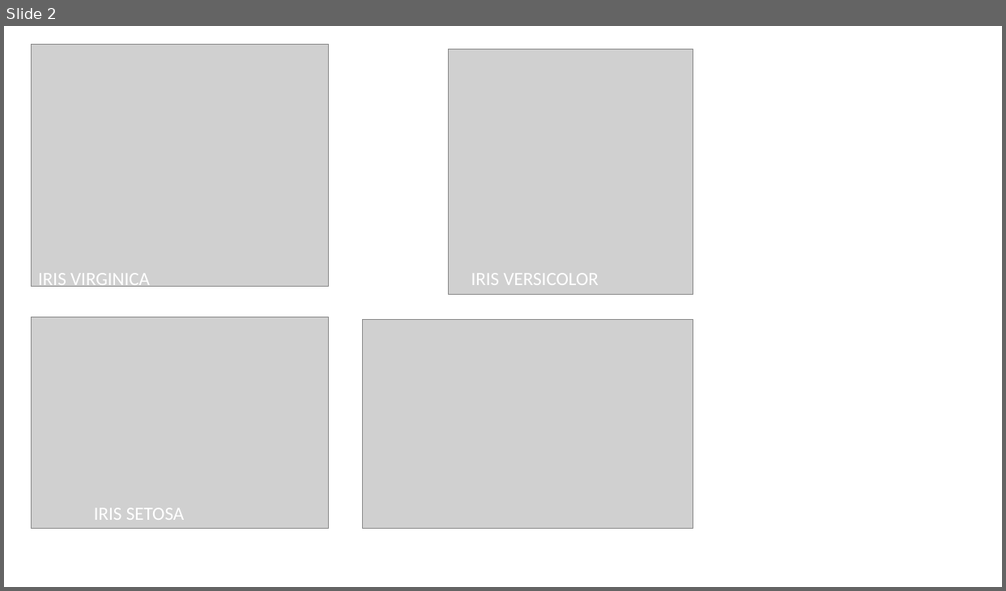
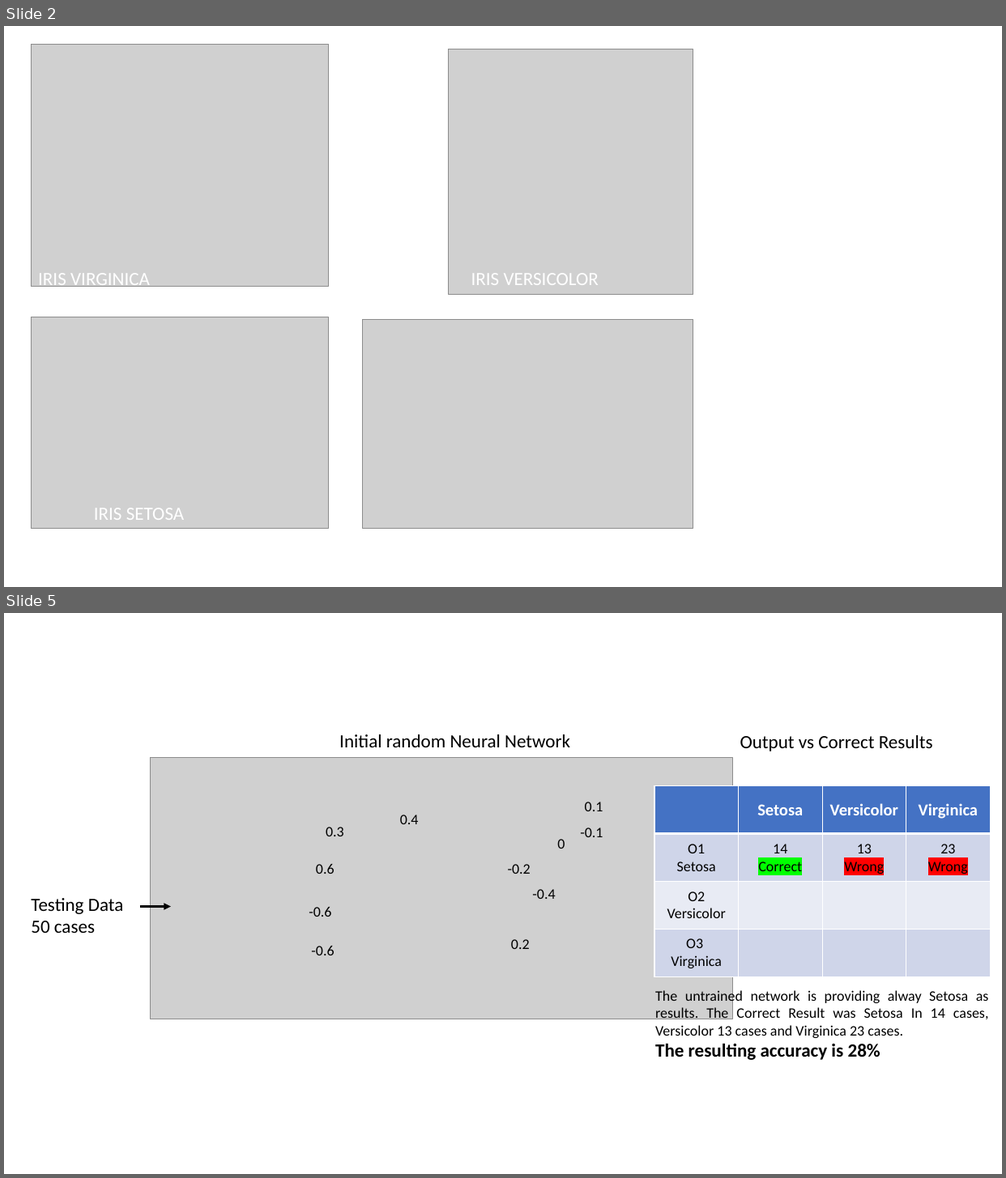
Before and after one commit to lucavignali/NeuralNetwork, a slide deck: Nuovo Presentazione di Microsoft PowerPoint.pptx. Shown one above the other, each under a label of ours: slide 2 before the commit, slides 2 and 5 after it; the slides between them are not shown. The pictures are 1006x591 and 1006x1178 pixels, drawn with LibreOffice and Linux fonts; fonts in the diff are those of the drawing; grey boxes stand for pictures. Boxes give left, top, right and bottom in pixels: in the first picture for what was removed or moved away, otherwise in the second. Text is boxed around its words. In the diff, an @@ line names an element or a change of style, - is before the commit and + after.

```diff
--- a/Nuovo Presentazione di Microsoft PowerPoint.pptx
+++ b/Nuovo Presentazione di Microsoft PowerPoint.pptx
@@ slide 5 added at (4, 613, 1002, 1174), background #FFFFFF @@
@@ picture added at (151, 758, 733, 1020) @@
@@ text added at (339, 735, 570, 747), 18 pt, text #000000 @@
+Initial random Neural Network
@@ text added at (740, 735, 933, 752), 18 pt, text #000000 @@
+Output vs Correct Results
@@ text added at (585, 802, 603, 811), 14 pt, text #000000 @@
+0.1
@@ table added at (654, 786, 990, 977), 4 rows, 4 columns @@
+ | Setosa | Versicolor | Virginica
+O1 / Setosa | 14 / Correct | 13 / Wrong | 23 / Wrong
+O2 Versicolor |  |  | 
+O3 Virginica |  |  | 
@@ text added at (326, 827, 344, 837), 14 pt, text #000000 @@
+0.3
@@ text added at (400, 815, 419, 824), 14 pt, text #000000 @@
+0.4
@@ text added at (580, 828, 603, 837), 14 pt, text #000000 @@
+-0.1
@@ text added at (557, 839, 565, 849), 14 pt, text #000000 @@
+0
@@ text added at (316, 864, 334, 874), 14 pt, text #000000 @@
+0.6
@@ text added at (508, 864, 530, 874), 14 pt, text #000000 @@
+-0.2
@@ text added at (31, 898, 124, 933), 18 pt, text #000000 @@
+Testing Data
+50 cases
@@ text added at (532, 889, 555, 899), 14 pt, text #000000 @@
+-0.4
@@ arrow added from (140, 906) to (171, 906), #000000 2.25 pt @@
@@ text added at (309, 907, 331, 917), 14 pt, text #000000 @@
+-0.6
@@ text added at (311, 946, 334, 956), 14 pt, text #000000 @@
+-0.6
@@ text added at (511, 939, 530, 949), 14 pt, text #000000 @@
+0.2
@@ text added at (655, 989, 989, 1060), 14 pt, text #000000 @@
+The untrained network is providing alway Setosa as results. The Correct Result was Setosa In 14 cases, Versicolor 13 cases and Virginica 23 cases.
+The resulting accuracy is 28%
```
Also in this commit, not shown: 2 slides changed, 4 other slides added, 10 other files.
